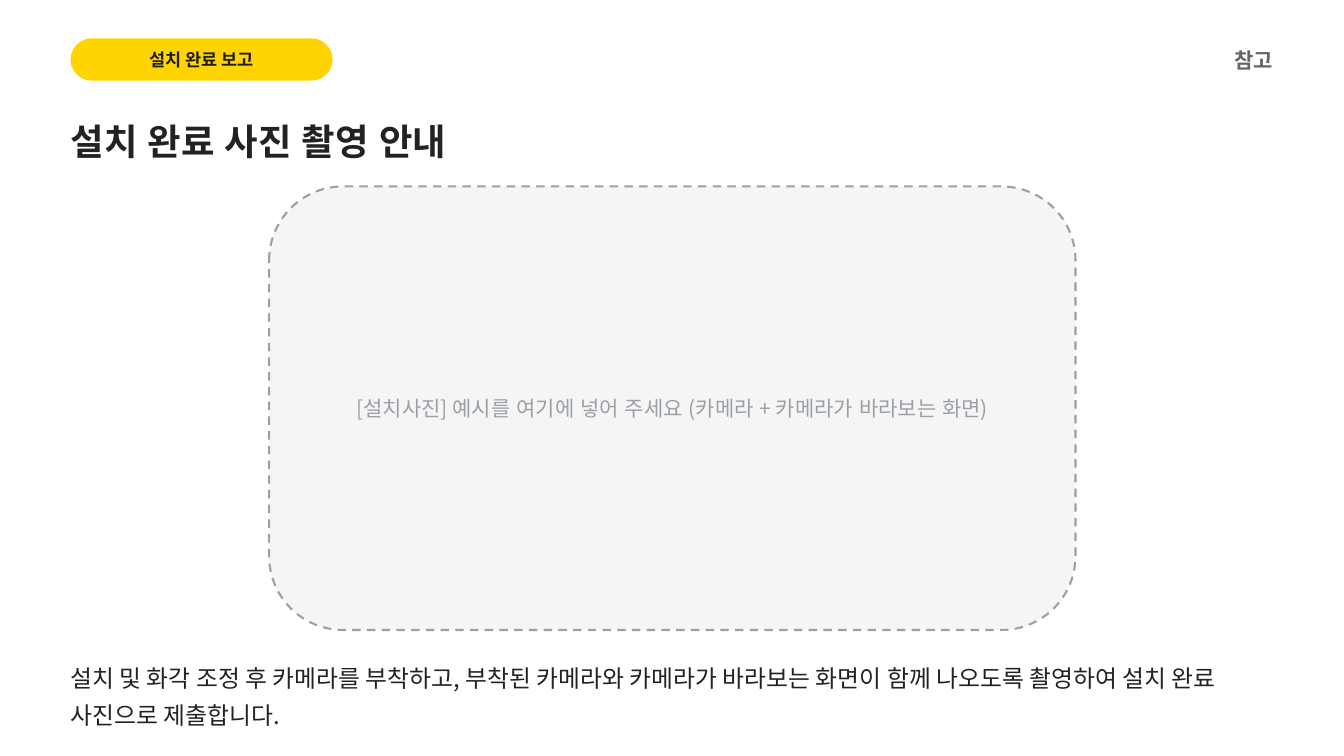
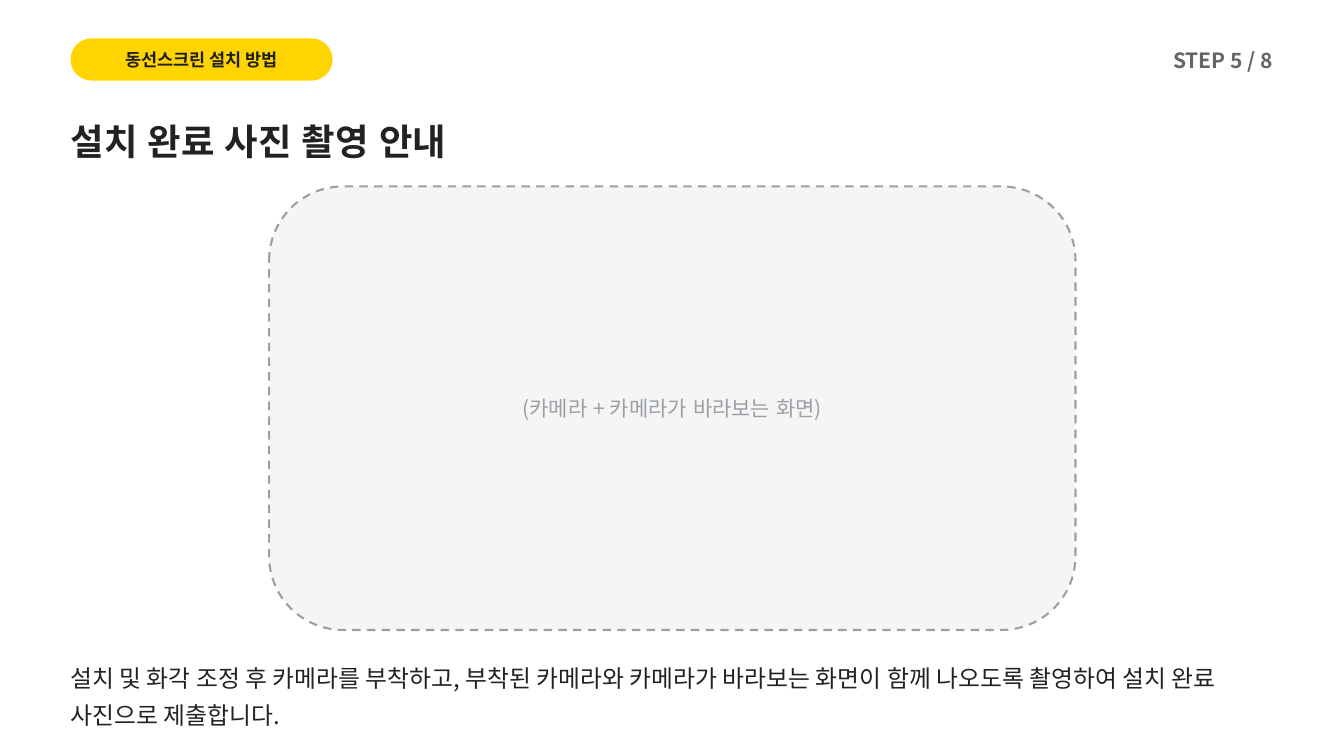
Before and after one commit to alsdn2947/ars, a slide deck: slide 13 of 이마트_AI카메라_설치매뉴얼.pptx (slide 30 before the commit). Drawn at 1344x756 pixels with LibreOffice and Linux fonts; fonts in the diff are those of the drawing. Boxes give left, top, right and bottom in pixels: in the first picture for what was removed or moved away, otherwise in the second. Text is boxed around its words. In the diff, an @@ line names an element or a change of style, - is before the commit and + after.

```diff
--- a/이마트_AI카메라_설치매뉴얼.pptx
+++ b/이마트_AI카메라_설치매뉴얼.pptx
@@ text at (x1=125, y1=51, x2=278, y2=68): text changed @@
-설치 완료 보고
+동선스크린 설치 방법
@@ text at (x1=1173, y1=52, x2=1273, y2=69): text changed @@
-참고
+STEP 5 / 8
@@ text in rounded rectangle at (x1=523, y1=399, x2=822, y2=420): text changed @@
-[설치사진] 예시를 여기에 넣어 주세요 (카메라 + 카메라가 바라보는 화면)
+(카메라 + 카메라가 바라보는 화면)
```
Also in this commit, not shown: 10 other slides changed, 1 slide added, 2 other files.
